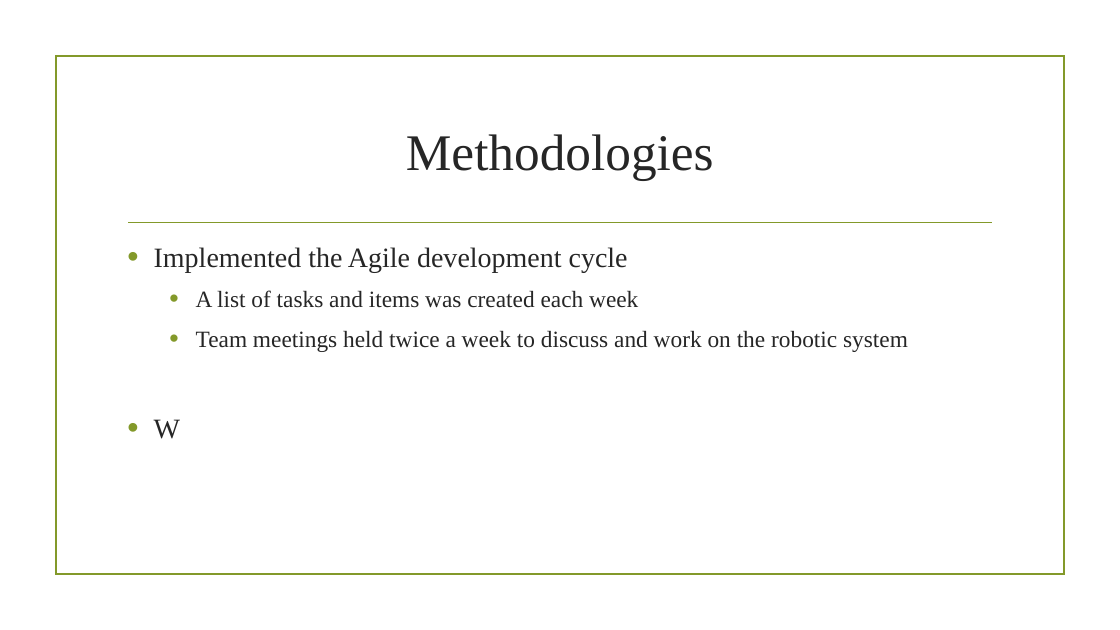
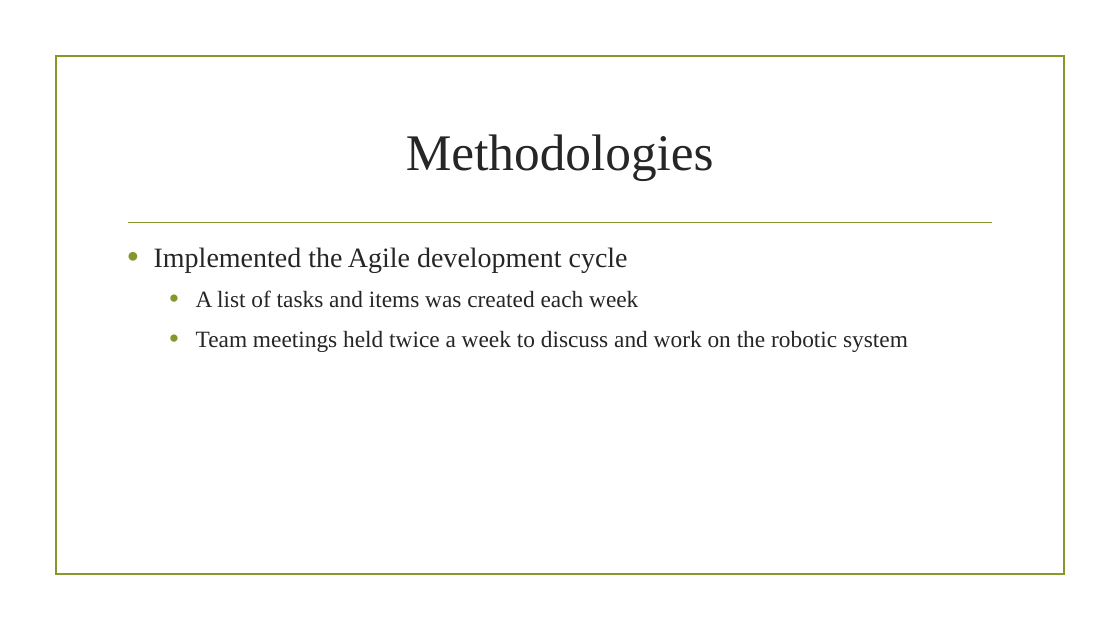
Before and after one commit to bwwagner/SP17-barbot, a slide deck: slide 4 of Presentation/conference-presentation.pptx. Drawn at 1120x630 pixels with LibreOffice and Linux fonts; fonts in the diff are those of the drawing; background and template pictures are left out. Boxes give left, top, right and bottom in pixels: in the first picture for what was removed or moved away, otherwise in the second. Text is boxed around its words. In the diff, an @@ line names an element or a change of style, - is before the commit and + after.

```diff
--- a/Presentation/conference-presentation.pptx
+++ b/Presentation/conference-presentation.pptx
@@ text at bbox=[154, 419, 180, 439]: paragraph removed @@
-• W
```
Also in this commit, not shown: 1 other slide changed, 5 slides added, 1 slide removed.
